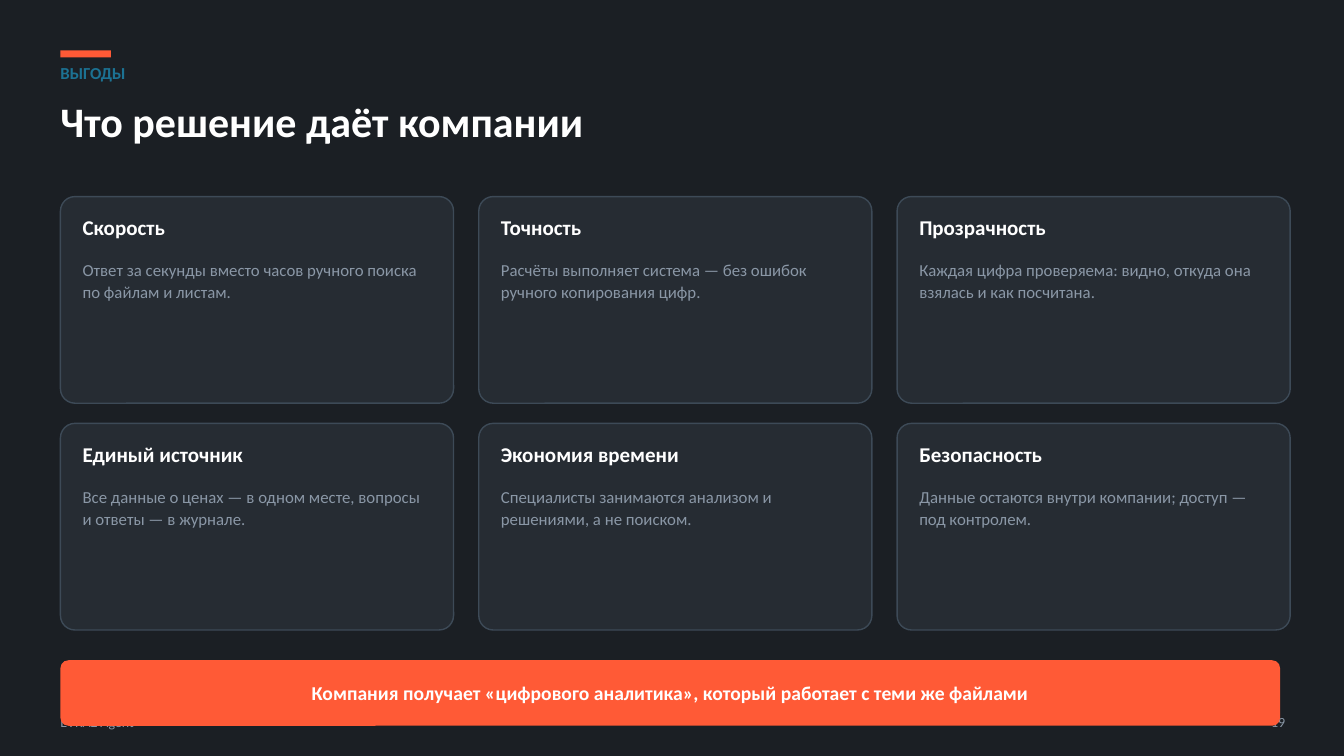
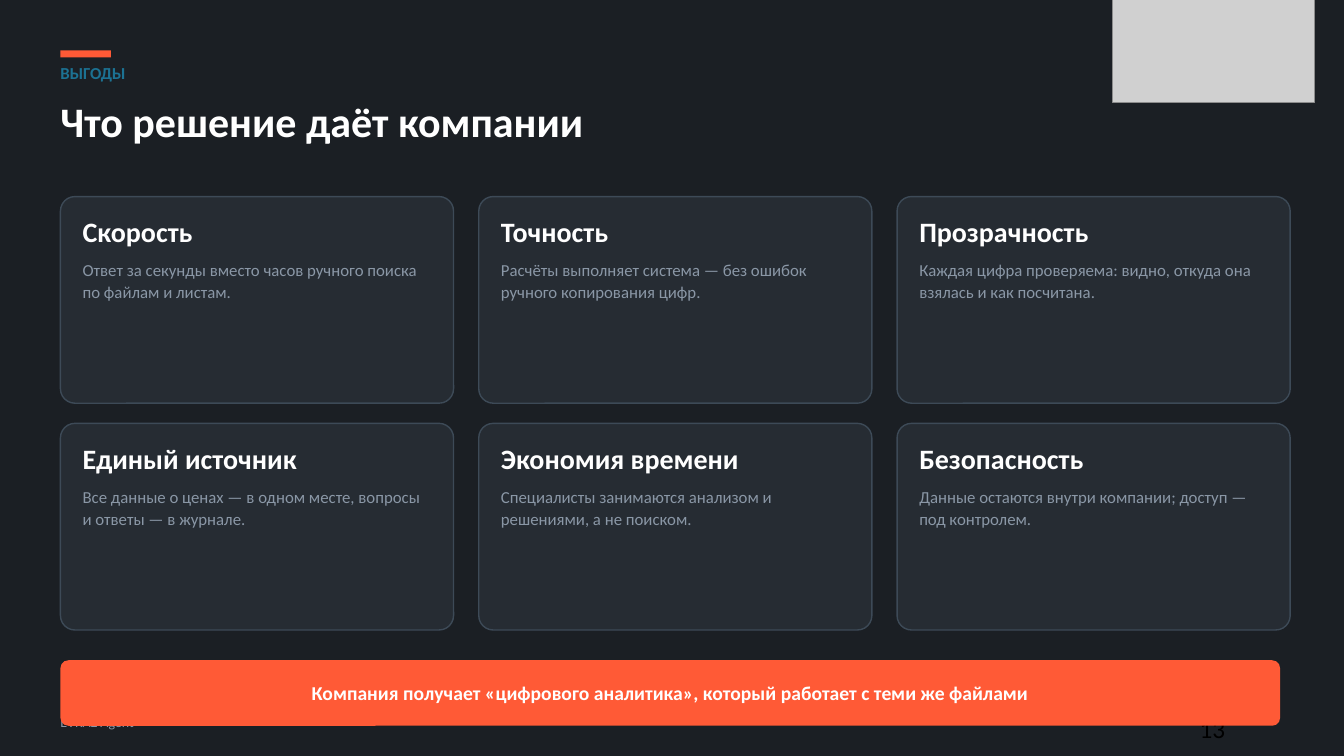
Before and after one commit to kostIT13/EVRAZ_ExcelAgent, a slide deck: slide 13 of data/EVRAZ_Agent_defense.pptx (slide 16 before the commit). Drawn at 1344x756 pixels with LibreOffice and Linux fonts; fonts in the diff are those of the drawing; grey boxes stand for pictures. Boxes give left, top, right and bottom in pixels: in the first picture for what was removed or moved away, otherwise in the second. Text is boxed around its words. In the diff, an @@ line names an element or a change of style, - is before the commit and + after.

```diff
--- a/data/EVRAZ_Agent_defense.pptx
+++ b/data/EVRAZ_Agent_defense.pptx
@@ picture added at [1113,0,1315,102] @@
@@ size 15 to 20 pt in 6 elements at [83,223,193,247], [501,224,608,242], [919,224,1088,247], [83,450,297,474], [501,450,739,474], [919,451,1083,469] @@
@@ text at [1200,718,1226,726]: text changed; size 10 to 18 pt; text colour #8A97A6 to #000000 @@
-19
+13
```
Also in this commit, not shown: 7 other slides changed, 5 slides added, 8 slides removed, 37 other files.
